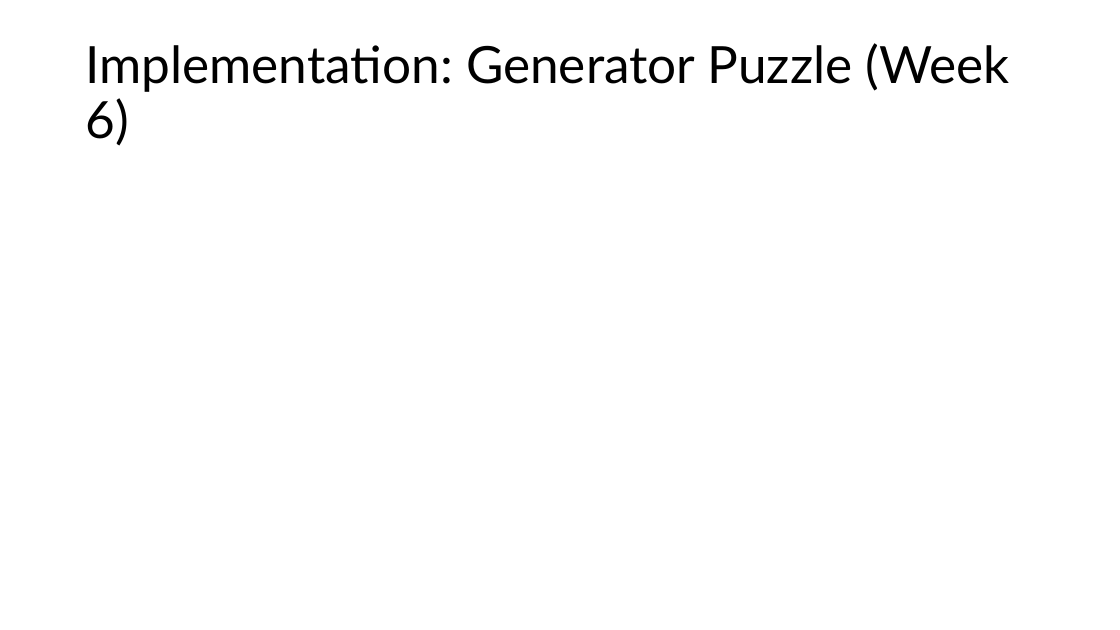
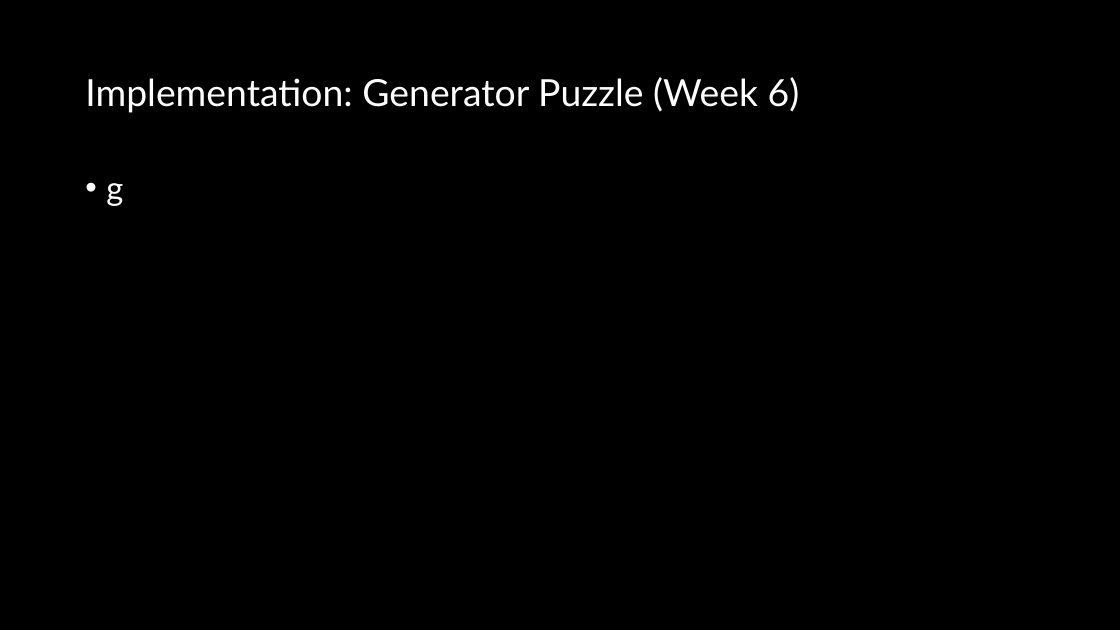
Before and after one commit to SiddPlus/GitHubTutorial, a slide deck: slide 12 of Indivual Dev Log.pptx. Drawn at 1120x630 pixels with LibreOffice and Linux fonts; fonts in the diff are those of the drawing. Boxes give left, top, right and bottom in pixels: in the first picture for what was removed or moved away, otherwise in the second. Text is boxed around its words. In the diff, an @@ line names an element or a change of style, - is before the commit and + after.

```diff
--- a/Indivual Dev Log.pptx
+++ b/Indivual Dev Log.pptx
@@ rectangle added at <box>0,0,1120,630</box>, fill #000000 @@
@@ title "Implementation: Generator Puzzle (Week 6)" at <box>85,77,800,113</box>: size 44 to 32 pt, text colour #000000 to #FFFFFF @@
@@ text added at <box>106,183,123,206</box>, 28 pt, text #FFFFFF @@
+• g
```
Also in this commit, not shown: 20 other slides changed, 1 slide added.
